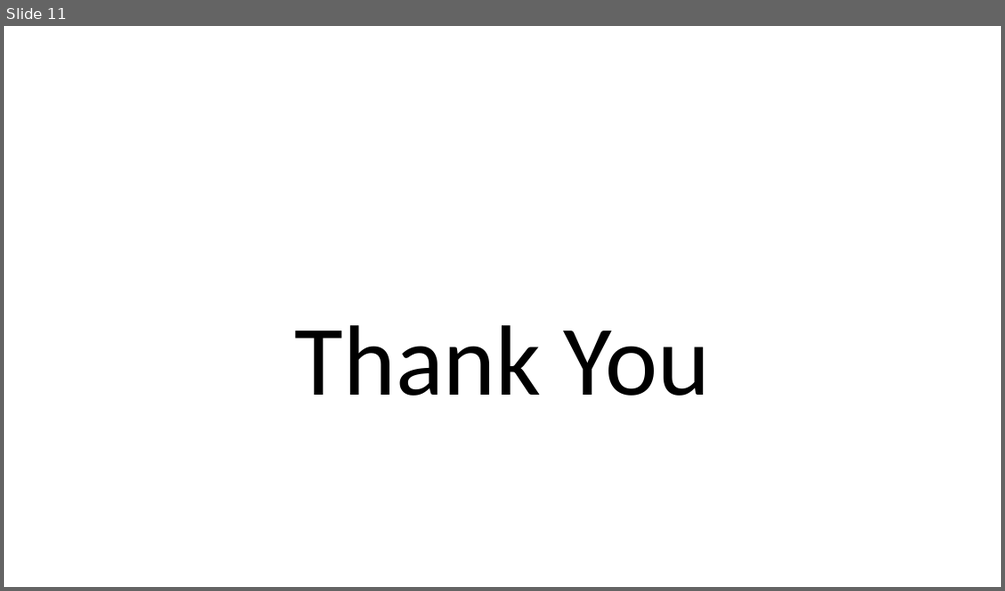
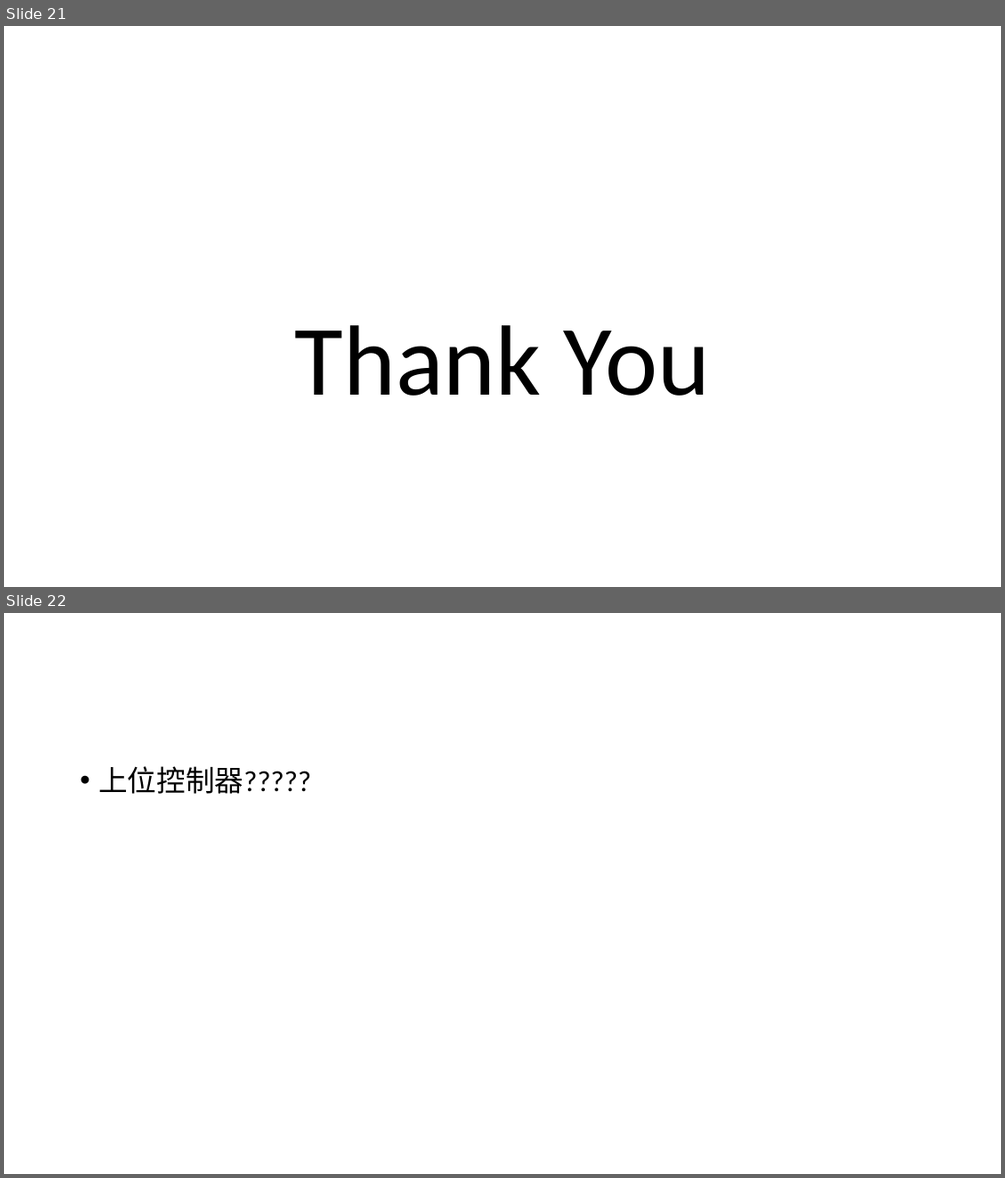
Before and after one commit to handsomeyo-wei/introduce-product-of-controllers-and-drivers, a slide deck: 產品簡介.pptx. Shown one above the other, each under a label of ours: slide 11 before the commit, slides 21 and 22 after it. The pictures are 1005x591 and 1005x1178 pixels, drawn with LibreOffice and Linux fonts; fonts in the diff are those of the drawing. Boxes give left, top, right and bottom in pixels: in the first picture for what was removed or moved away, otherwise in the second. Text is boxed around its words. In the diff, an @@ line names an element or a change of style, - is before the commit and + after.

```diff
--- a/產品簡介.pptx
+++ b/產品簡介.pptx
@@ slide 22 added at box(4, 613, 1001, 1174), background #FFFFFF @@
@@ text added at box(98, 766, 311, 794), 28 pt, text #000000 @@
+• 上位控制器?????
@@ what was slide 11 is now slide 21 @@
```
Also in this commit, not shown: 3 slides changed, 10 other slides added.
